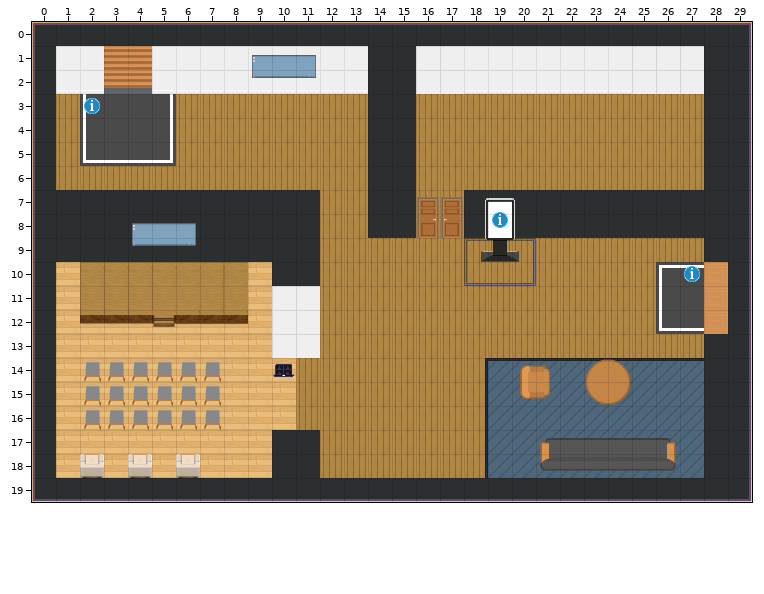
A Tiled map (JSON) gets an edit: start.tmj. Above: the version before the commit.
Cells are 32x32 px. Shown: x 0..29, y 0..19.
After:
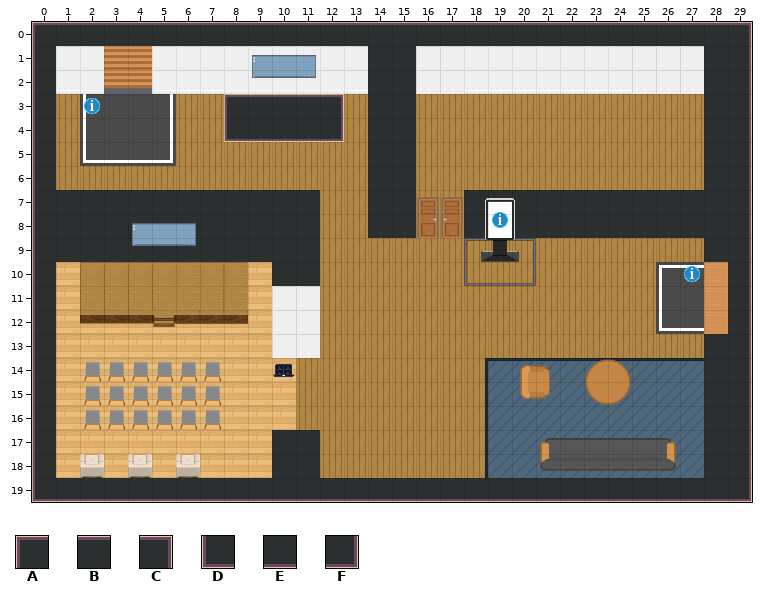
Key: from "Chunk 1": A 18, B 19, C 20, D 29, E 30, F 31.
_ is an empty cell.
Tiles of an added or newly shown layer are drawn over the layers below it.
From old to new:
Layer "replay" (added):
The edit adds tile A in row 3 at x 8.
The edit adds tile B in row 3 at x 9 to 11.
The edit adds tile C in row 3 at x 12.
The edit adds tile D in row 4 at x 8.
The edit adds tile E in row 4 at x 9 to 11.
The edit adds tile F in row 4 at x 12.
Changed places in both pictures, as pixel boxes (x1, y1, x2, y2):
added: (224, 94, 344, 142)
